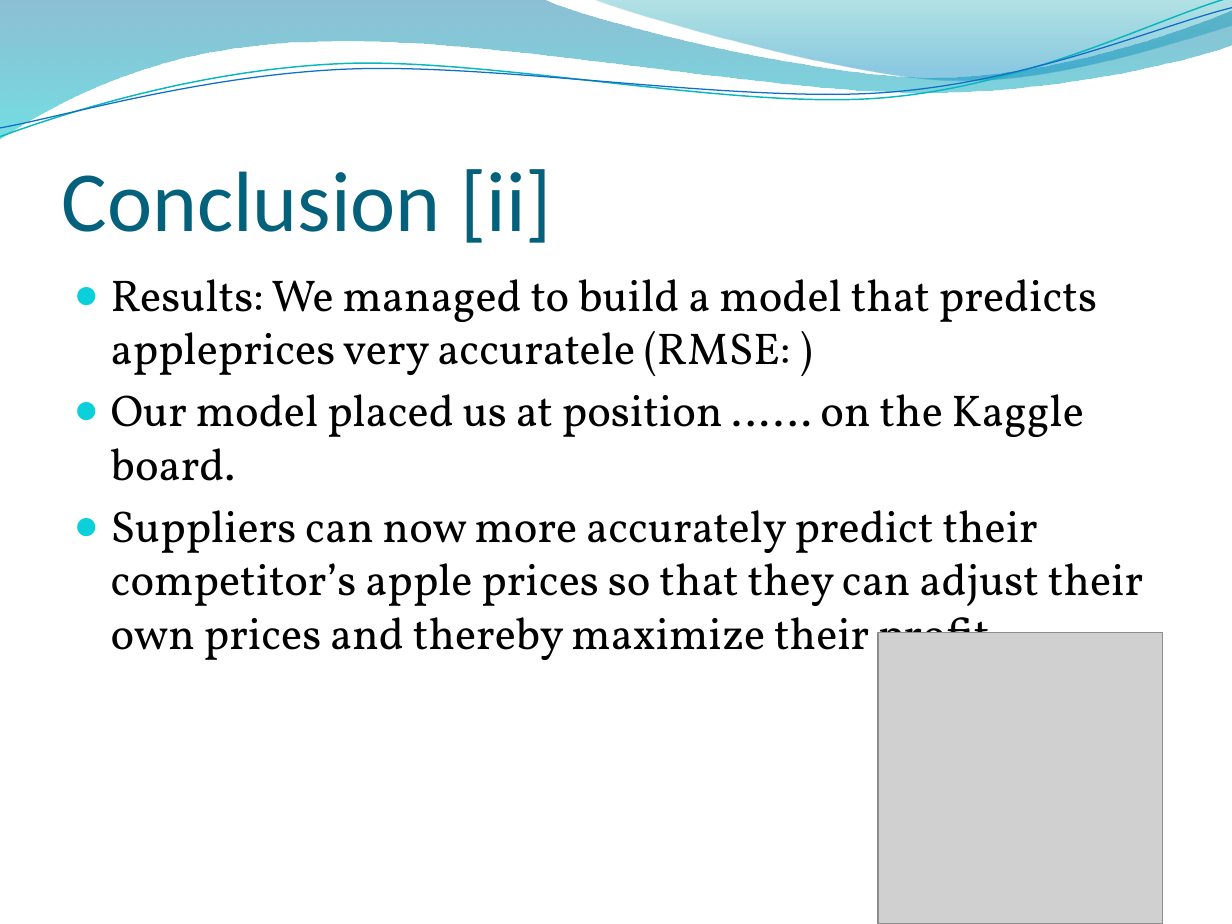
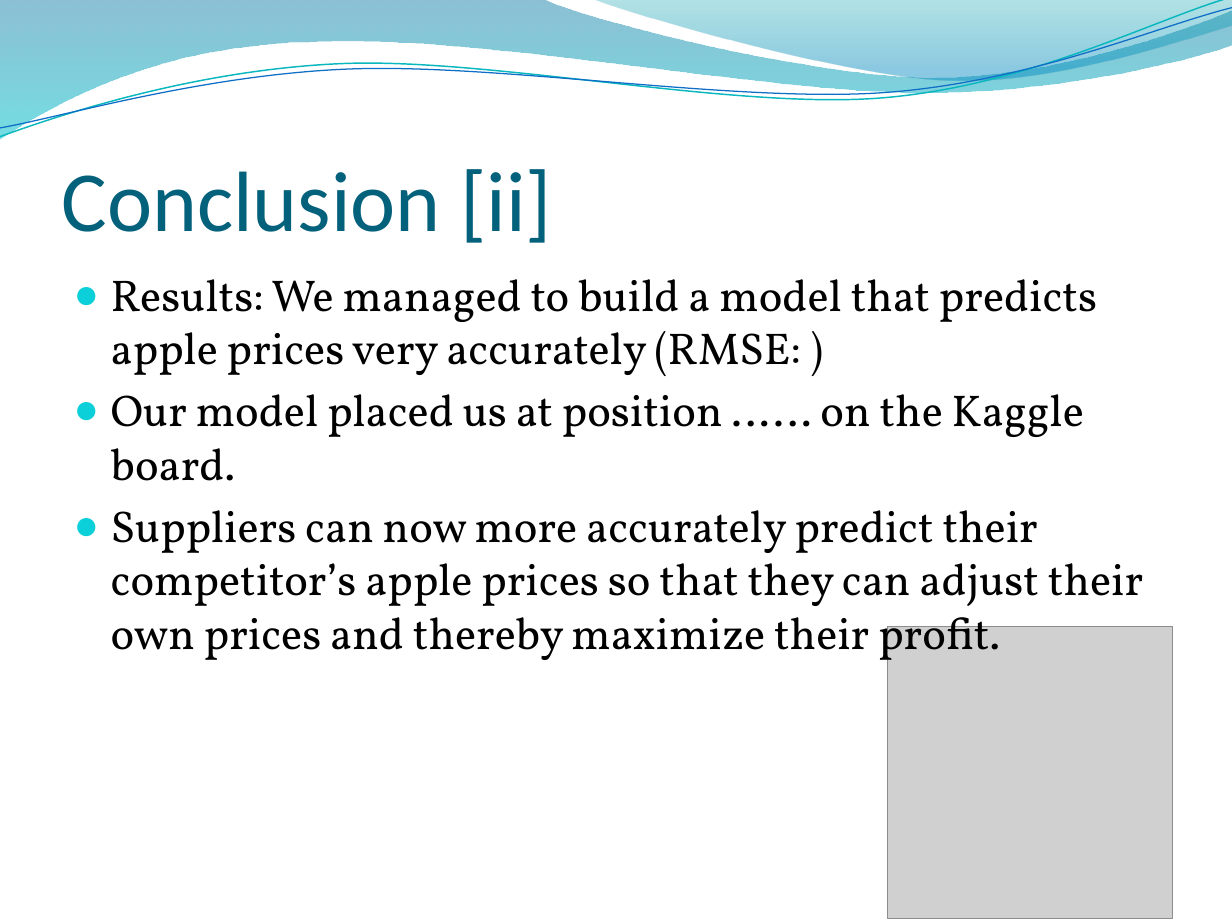
Before and after one commit to lkrump7/regression-apples-predict-api-template, a slide deck: slide 29 of What will the apples cost.pptx. Drawn at 1232x924 pixels with LibreOffice and Linux fonts; fonts in the diff are those of the drawing; grey boxes stand for pictures; background and template pictures are left out. Boxes give left, top, right and bottom in pixels: in the first picture for what was removed or moved away, otherwise in the second. Text is boxed around its words. In the diff, an @@ line names an element or a change of style, - is before the commit and + after.

```diff
--- a/What will the apples cost.pptx
+++ b/What will the apples cost.pptx
@@ text at bbox=[111, 279, 1097, 376]: text changed @@
-● Results: We managed to build a model that predicts appleprices very accuratele (RMSE: )
+● Results: We managed to build a model that predicts apple prices very accurately (RMSE: )
@@ picture: place and size @@
-picture at bbox=[878, 633, 1163, 924]
+picture at bbox=[887, 627, 1172, 918]
```
Also in this commit, not shown: 2 other slides changed.
